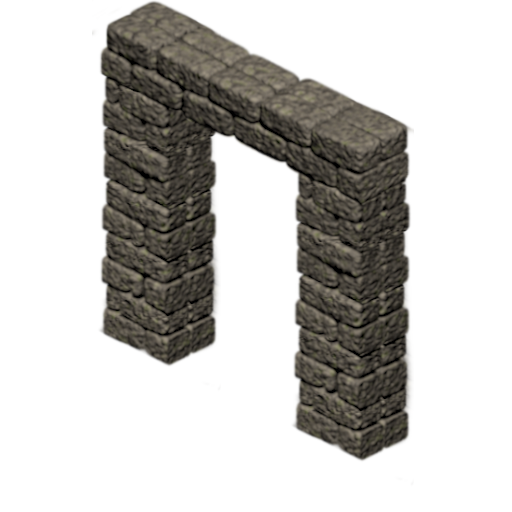
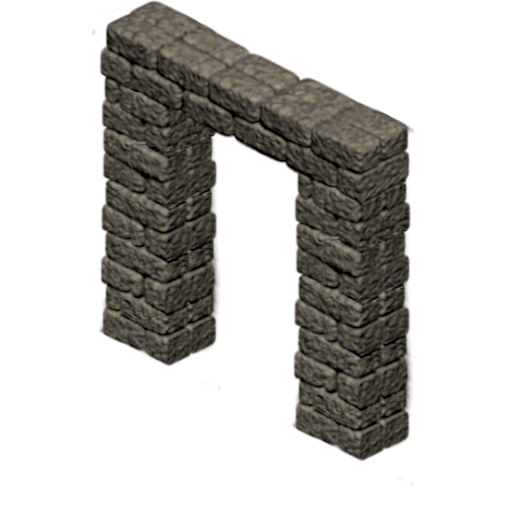
Before/after of a (512, 512) layered artwork. What changed in the layer stack:
showed "Visible #1", painted on it over bbox(92, 0, 414, 486)
